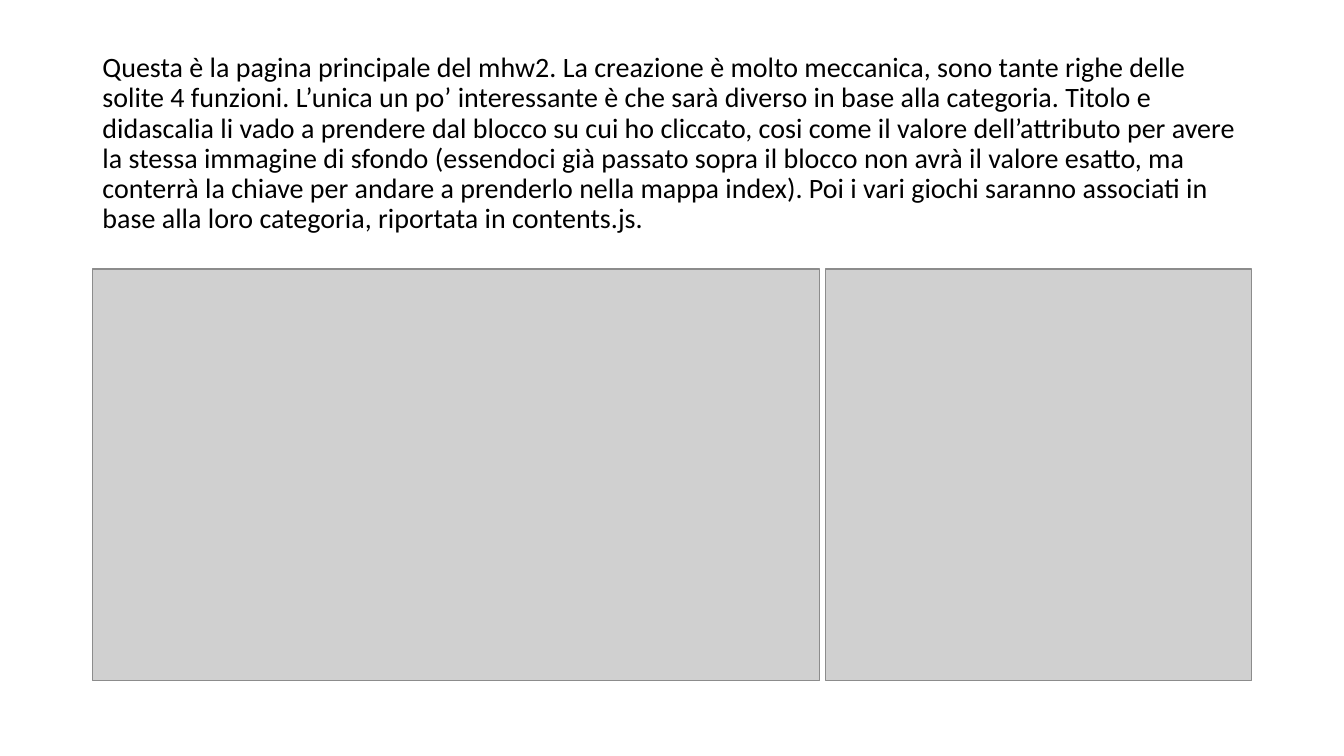
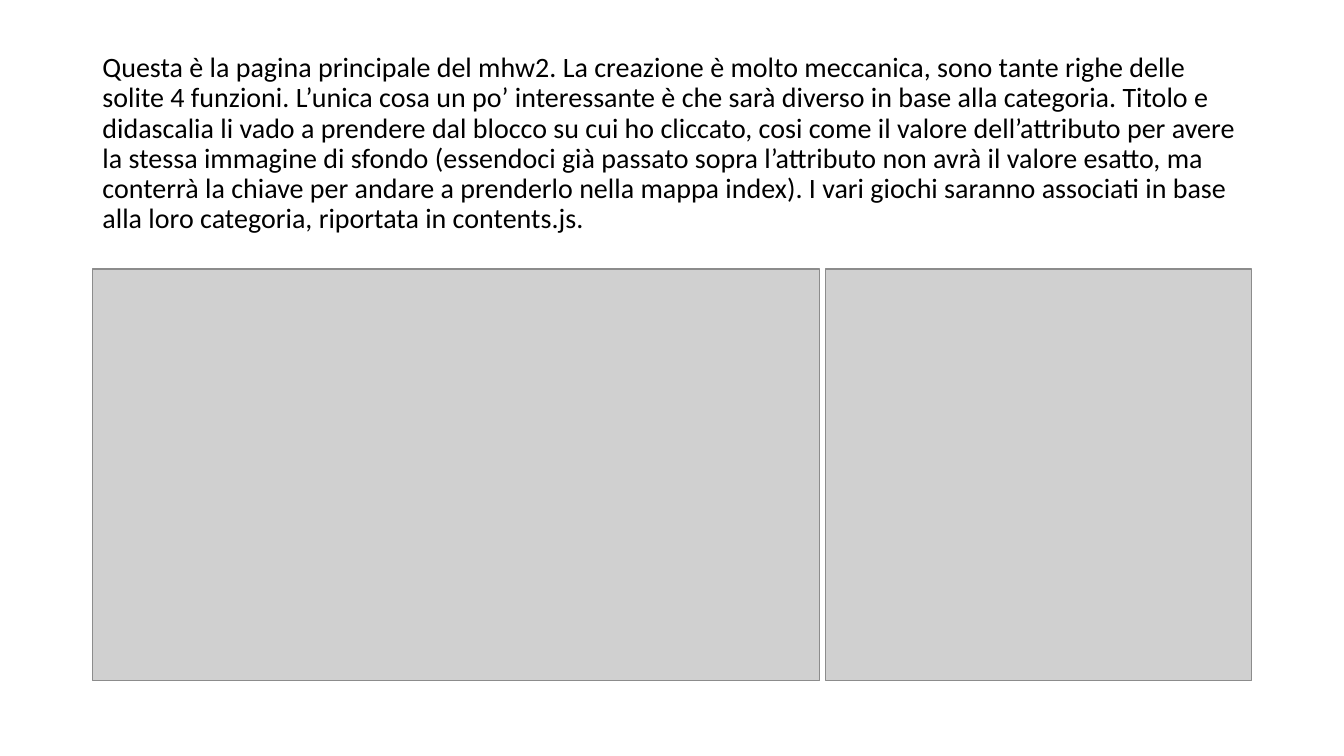
Before and after one commit to TheGarbage/mhw2, a slide deck: slide 4 of mhw2.pptx. Drawn at 1344x756 pixels with LibreOffice and Linux fonts; fonts in the diff are those of the drawing; grey boxes stand for pictures. Boxes give left, top, right and bottom in pixels: in the first picture for what was removed or moved away, otherwise in the second. Text is boxed around its words. In the diff, an @@ line names an element or a change of style, - is before the commit and + after.

```diff
--- a/mhw2.pptx
+++ b/mhw2.pptx
@@ title at (102,57,1235,233): text changed @@
-Questa è la pagina principale del mhw2. La creazione è molto meccanica, sono tante righe delle solite 4 funzioni. L’unica un po’ interessante è che sarà diverso in base alla categoria. Titolo e didascalia li vado a prendere dal blocco su cui ho cliccato, cosi come il valore dell’attributo per avere la stessa immagine di sfondo (essendoci già passato sopra il blocco non avrà il valore esatto, ma conterrà la chiave per andare a prenderlo nella mappa index). Poi i vari giochi saranno associati in base alla loro categoria, riportata in contents.js.
+Questa è la pagina principale del mhw2. La creazione è molto meccanica, sono tante righe delle solite 4 funzioni. L’unica cosa un po’ interessante è che sarà diverso in base alla categoria. Titolo e didascalia li vado a prendere dal blocco su cui ho cliccato, cosi come il valore dell’attributo per avere la stessa immagine di sfondo (essendoci già passato sopra l’attributo non avrà il valore esatto, ma conterrà la chiave per andare a prenderlo nella mappa index). I vari giochi saranno associati in base alla loro categoria, riportata in contents.js.
```
Also in this commit, not shown: 10 other slides changed.
